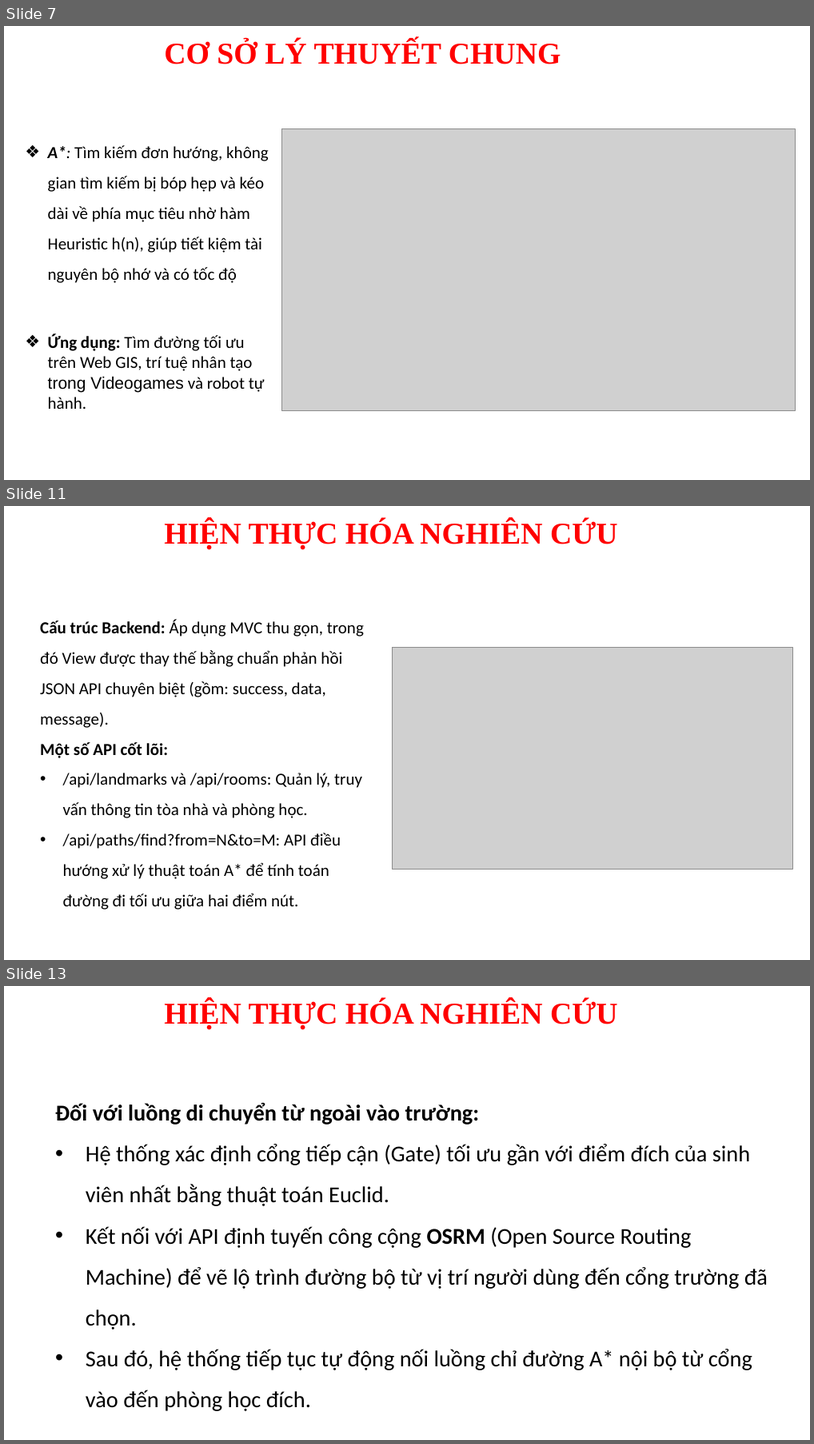
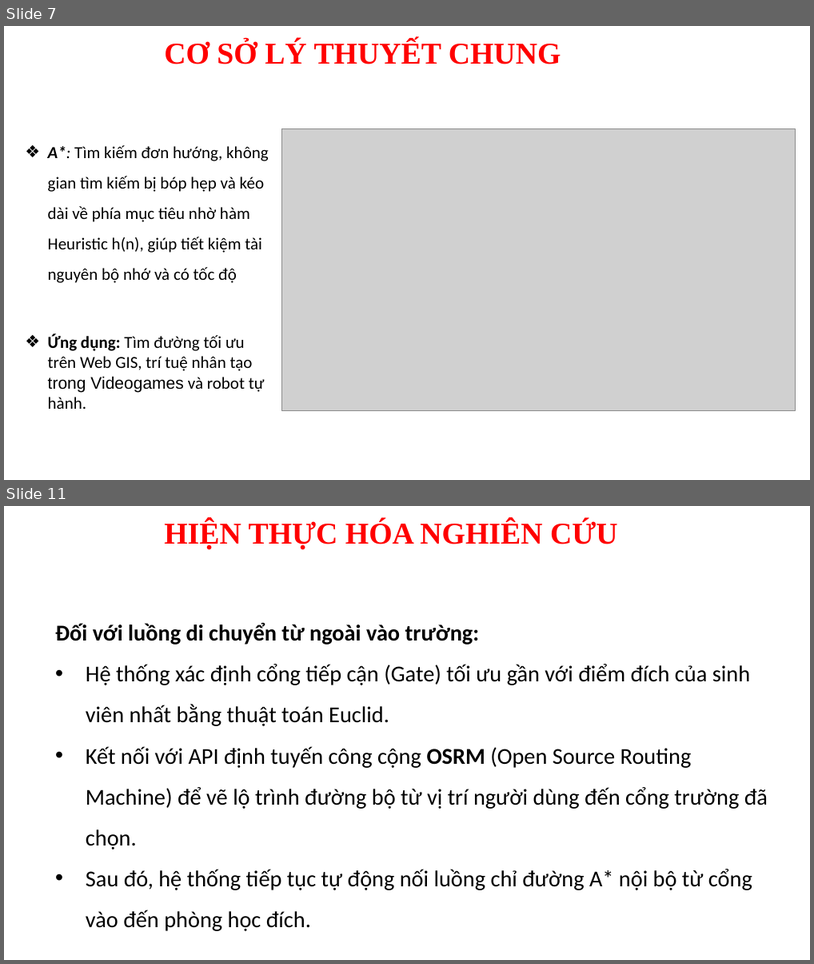
Before and after one commit to NhatThanh115/tn-da22tta-110122017-maitranthanhnhat-bandosodhtv, a slide deck: docs/Mai Trần Thanh Nhật - Khóa luận.pptx. Shown one above the other, each under a label of ours: slides 7, 11 and 13 before the commit, slides 7 and 11 after it; the slides between them are not shown. The pictures are 814x1444 and 814x964 pixels, drawn with LibreOffice and Linux fonts; fonts in the diff are those of the drawing; grey boxes stand for pictures; background and template pictures are left out. Boxes give left, top, right and bottom in pixels: in the first picture for what was removed or moved away, otherwise in the second. Text is boxed around its words. In the diff, an @@ line names an element or a change of style, - is before the commit and + after.

```diff
--- a/docs/Mai Trần Thanh Nhật - Khóa luận.pptx
+++ b/docs/Mai Trần Thanh Nhật - Khóa luận.pptx
@@ slide 11 removed at [4,506,810,960], background #FFFFFF @@
@@ title removed at [164,520,618,550] @@
-HIỆN THỰC HÓA NGHIÊN CỨU
@@ text removed at [40,620,364,909] @@
-Cấu trúc Backend: Áp dụng MVC thu gọn, trong đó View được thay thế bằng chuẩn phản hồi JSON API chuyên biệt (gồm: success, data, message).
-Một số API cốt lõi:
-  • /api/landmarks và /api/rooms: Quản lý, truy vấn thông tin tòa nhà và phòng học.
-  • /api/paths/find?from=N&to=M: API điều hướng xử lý thuật toán A* để tính toán đường đi tối ưu giữa hai điểm nút.
@@ picture removed at [392,647,794,869] @@
@@ what was slide 13 is now slide 11 @@
```
Also in this commit, not shown: 9 slides changed, 1 other slide removed, 16 other files.
